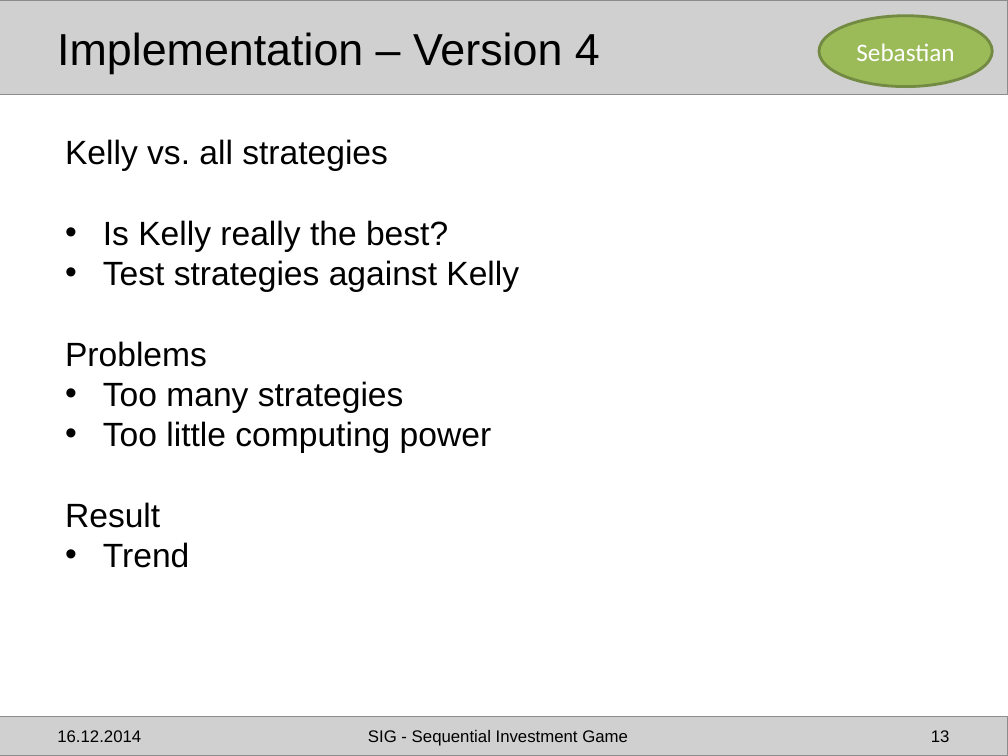
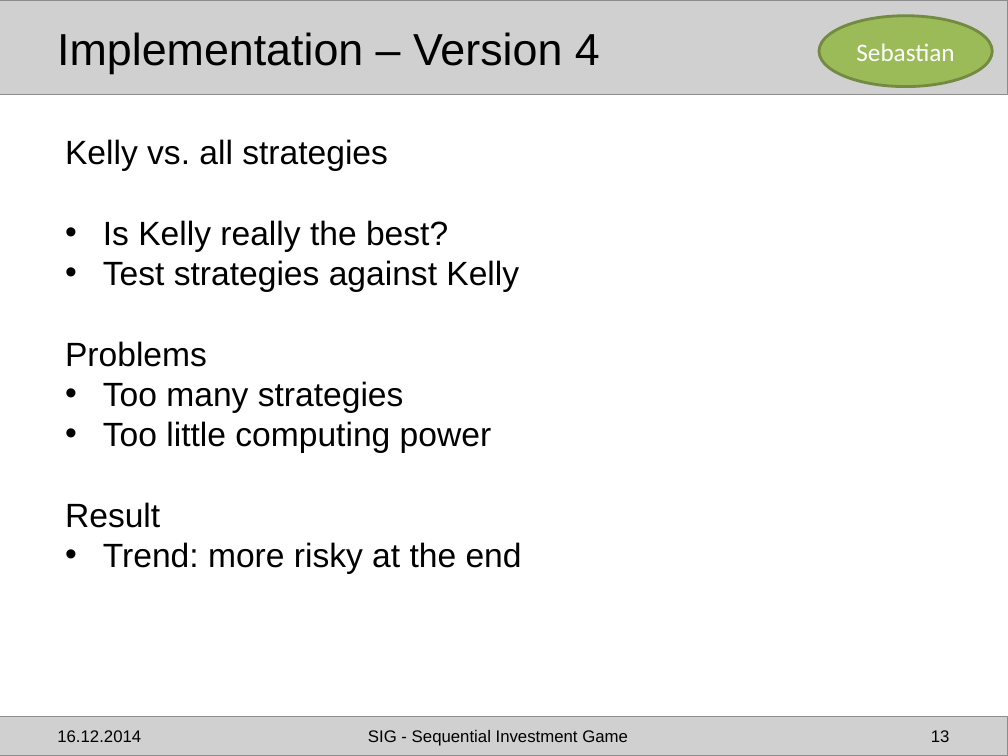
Before and after one commit to simonzi92/Mod-Simu-MATLAB, a slide deck: slide 13 of presentation/SIG - Presentation_Final.pptx. Drawn at 1008x756 pixels with LibreOffice and Linux fonts; fonts in the diff are those of the drawing; grey boxes stand for pictures. Boxes give left, top, right and bottom in pixels: in the first picture for what was removed or moved away, otherwise in the second. Text is boxed around its words. In the diff, an @@ line names an element or a change of style, - is before the commit and + after.

```diff
--- a/presentation/SIG - Presentation_Final.pptx
+++ b/presentation/SIG - Presentation_Final.pptx
@@ text at <box>103,542,522,574</box>: text changed @@
-• Trend
+• Trend: more risky at the end
```
Also in this commit, not shown: 4 other slides changed, 1 other file.
